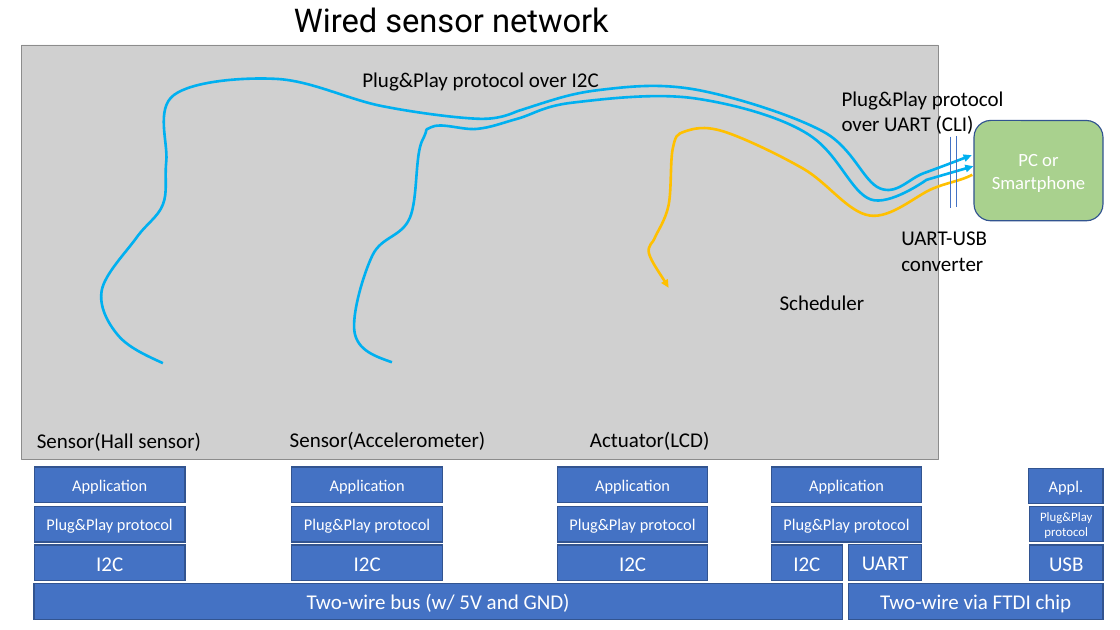
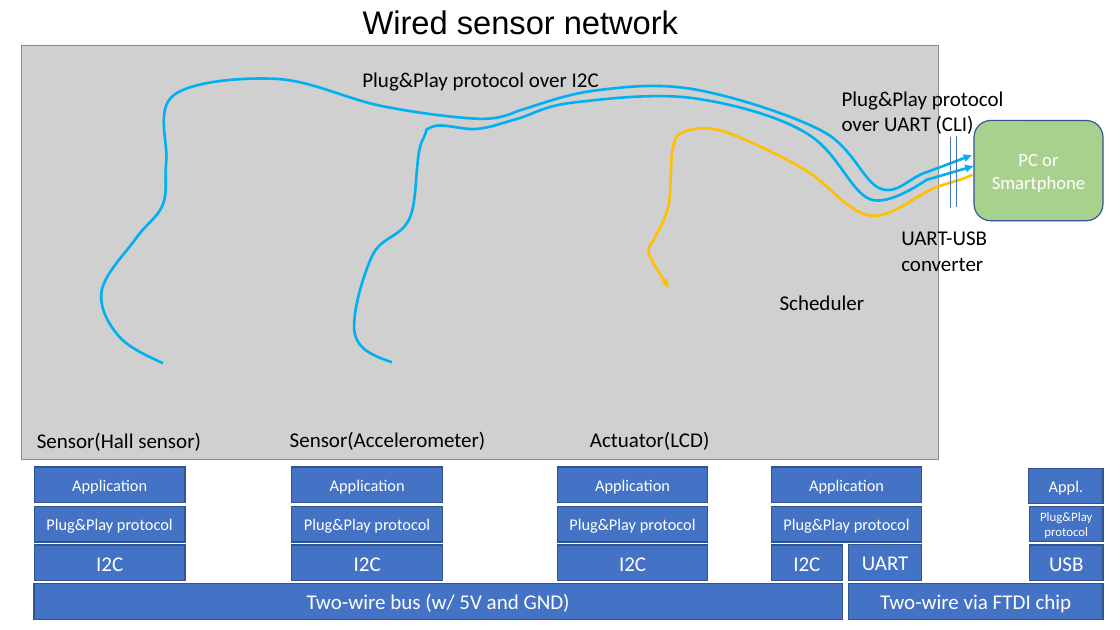
Before and after one commit to araobp/sensor-network, a slide deck: slide 1 of doc/sensor_network.pptx. Drawn at 1120x630 pixels with LibreOffice and Linux fonts; fonts in the diff are those of the drawing; grey boxes stand for pictures. Boxes give left, top, right and bottom in pixels: in the first picture for what was removed or moved away, otherwise in the second. Text is boxed around its words. In the diff, an @@ line names an element or a change of style, - is before the commit and + after.

```diff
--- a/doc/sensor_network.pptx
+++ b/doc/sensor_network.pptx
@@ text "Wired sensor network": place and size @@
-text "Wired sensor network" at (294, 7, 609, 33)
+text "Wired sensor network" at (363, 10, 678, 35)
@@ text "Wired sensor network" at (363, 10, 678, 35): font Roboto to Arial @@
```
Also in this commit, not shown: 1 other file.
